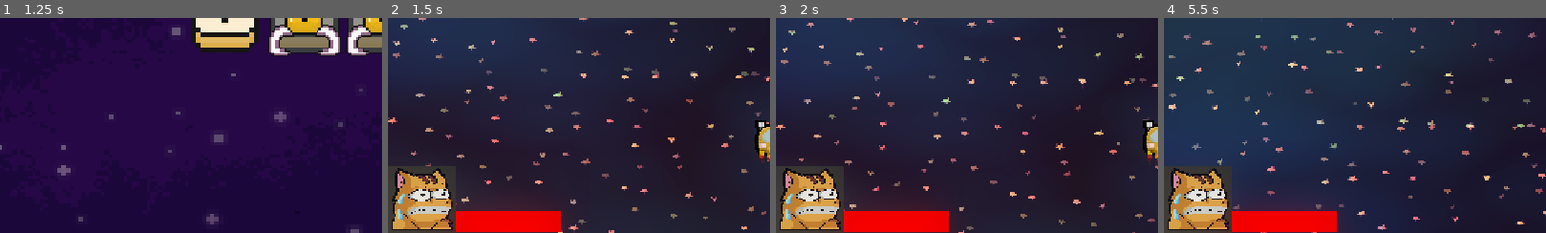
Above: before the commit, frames 1-4 (left to right).
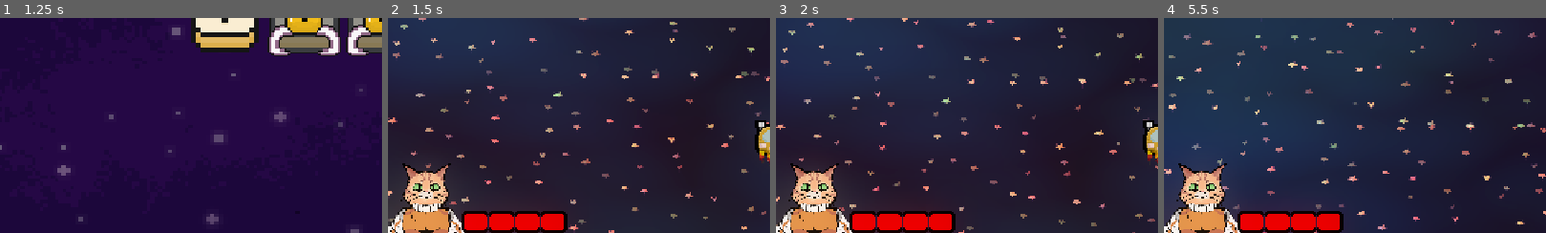
Above: after the commit, the same moments.

Repository: Fateceira/save-the-kitties
Game: Godot game, scene res://Scenes/menu_principal.tscn
Two runs of this game, one before a commit and one after it. Both use one fixed random seed, a clock stepped at 60 frames per second and the inputs below.
Inputs (mouse positions are % of the whole screen's width and height, from its top left):
- Up to frame 1 (1.25 s): click (50, 79) at 0.5 s
- Up to frame 2 (1.5 s): click (29, 50) at 1.25 s
- Up to frame 3 (2 s): no input
- Up to frame 4 (5.5 s): move the mouse to (72, 45) at 2.02 s; hold D (move_right) 2.03-2.78 s; tap Space (dash) at 2.1, 3.6, 5.1 s; move the mouse to (30, 55) at 2.77 s; hold S (move_down) 2.78-3.53 s; click (30, 55) at 2.85 s; move the mouse to (60, 28) at 3.52 s; hold D (move_right) 3.53-4.28 s; move the mouse to (45, 70) at 4.27 s; hold W (move_up) 4.28-5.03 s; click (45, 70) at 4.35 s; move the mouse to (80, 65) at 5.02 s; hold A (move_left) from 5.03 s (still down)
The pictures show only the part of the screen within x 0-50%, y 50-100%; the shares and areas given below are measured in that part.

Frame 1 is identical in both runs. In frame 2, 5.3% of the frame differs, in the area x 0-47%, y 67-100%; in frame 3, 5.4%; in frame 4, 6.1%.

Commit message:
Add EquipmentPro fonts and update healthbar assets
Added EquipmentPro OTF and TTF font files and their import settings. Introduced a new dialog screen prefab and updated the healthbar prefab to use new UI sprites, including the new Healthbar.png asset. Also fixed encoding issues in several menu asset import files.

Diff:
--- /dev/null
+++ b/assets/Prefabs/Components/pf_DialogScreen.tscn
@@ -0,0 +1,22 @@
+[gd_scene format=3 uid="uid://gd1405rbm13n"]
+
+[node name="DialogScreen" type="Control"]
+layout_mode = 3
+anchors_preset = 15
+anchor_right = 1.0
+anchor_bottom = 1.0
+grow_horizontal = 2
+grow_vertical = 2
+
+[node name="Control" type="Control" parent="."]
+layout_mode = 1
+anchors_preset = 7
+anchor_left = 0.5
+anchor_top = 1.0
+anchor_right = 0.5
+anchor_bottom = 1.0
+offset_left = -500.0
+offset_top = -200.0
+offset_right = 500.0
+grow_horizontal = 2
+grow_vertical = 0
--- a/assets/Prefabs/Components/pf_Healthbar.tscn
+++ b/assets/Prefabs/Components/pf_Healthbar.tscn
@@ -1,7 +1,8 @@
-[gd_scene load_steps=9 format=3 uid="uid://dngl2x6strt8l"]
+[gd_scene load_steps=8 format=3 uid="uid://dngl2x6strt8l"]
 
 [ext_resource type="Script" uid="uid://3cfxhe3ulkvy" path="res://Scripts/Core/JuicyHealthBar.gd" id="1_2knuk"]
-[ext_resource type="Texture2D" uid="uid://bxxng4hrcd3lg" path="res://assets/sprites/others/UIHEALTHBARTESTE.png" id="1_6vk5n"]
+[ext_resource type="Texture2D" uid="uid://bvs03t3ji084v" path="res://assets/sprites/others/Principal - Pixel - 128x128.png" id="2_2rm6g"]
+[ext_resource type="Texture2D" uid="uid://dkpa2t3n8ufki" path="res://assets/sprites/UI/Healthbar.png" id="3_o6oib"]
 
 [sub_resource type="StyleBoxFlat" id="StyleBoxFlat_jb38r"]
 bg_color = Color(0.0406023, 0.0331056, 0.159889, 1)
@@ -14,14 +15,8 @@
 [sub_resource type="StyleBoxFlat" id="StyleBoxFlat_2knuk"]
 bg_color = Color(0.94732, 0, 0.0213121, 1)
 
-[sub_resource type="Gradient" id="Gradient_2knuk"]
-colors = PackedColorArray(0.201527, 0.201527, 0.201527, 1, 0.172833, 0.172833, 0.172833, 1)
-
-[sub_resource type="GradientTexture2D" id="GradientTexture2D_2rm6g"]
-gradient = SubResource("Gradient_2knuk")
-fill_to = Vector2(1, 1)
-
 [node name="Control" type="Control"]
+z_index = 5
 layout_mode = 3
 anchors_preset = 0
 offset_right = 1280.0
@@ -30,42 +25,43 @@
 script = ExtResource("1_2knuk")
 
 [node name="BottomLayer" type="ProgressBar" parent="."]
-z_index = 10
 layout_mode = 1
 anchors_preset = 2
 anchor_top = 1.0
 anchor_bottom = 1.0
-offset_left = 112.0
-offset_top = -38.0
-offset_right = 288.0
-offset_bottom = -3.0
+offset_left = 128.0
+offset_top = -34.0
+offset_right = 304.0
+offset_bottom = 1.0
 grow_vertical = 0
+scale = Vector2(0.960001, 0.80002)
 theme_override_styles/background = SubResource("StyleBoxFlat_jb38r")
 theme_override_styles/fill = SubResource("StyleBoxFlat_6vk5n")
 value = 80.0
 show_percentage = false
 
 [node name="TopLayer" type="ProgressBar" parent="."]
-z_index = 10
 layout_mode = 1
 anchors_preset = 2
 anchor_top = 1.0
 anchor_bottom = 1.0
-offset_left = 112.0
-offset_top = -38.0
-offset_right = 288.0
-offset_bottom = -3.0
+offset_left = 128.0
+offset_top = -34.0
+offset_right = 304.0
+offset_bottom = 1.0
 grow_vertical = 0
+scale = Vector2(0.960001, 0.80002)
 theme_override_styles/background = SubResource("StyleBoxEmpty_jb38r")
 theme_override_styles/fill = SubResource("StyleBoxFlat_2knuk")
 value = 70.0
 show_percentage = false
 
-[node name="Sprite2D" type="Sprite2D" parent="."]
-position = Vector2(56, 664)
-scale = Vector2(1.75, 1.75)
-texture = SubResource("GradientTexture2D_2rm6g")
+[node name="Uihealthbarteste" type="Sprite2D" parent="."]
+z_index = -1
+position = Vector2(65, 655)
+texture = ExtResource("2_2rm6g")
 
-[node name="Uihealthbarteste" type="Sprite2D" parent="."]
-position = Vector2(58, 663)
-texture = ExtResource("1_6vk5n")
+[node name="Uihealthbarteste2" type="Sprite2D" parent="."]
+position = Vector2(209.6, 700.32)
+scale = Vector2(2.92, 2.75999)
+texture = ExtResource("3_o6oib")
Binary file added: assets/Fonts/EquipmentPro.otf
Not shown, added: assets/Fonts/EquipmentPro.otf.import
Binary file added: assets/Fonts/EquipmentPro.ttf
Not shown, added: assets/Fonts/EquipmentPro.ttf.import
Not shown, changed: assets/Menu/Background Menu/Bot++¦o Voltar - Pressed.png.import
Not shown, changed: assets/Menu/Bot++¦o Voltar - Normal.png.import
Not shown, changed: assets/Menu/Bot++¦o Voltar - Pressed.png.import
Not shown, changed: assets/Menu/Bot++¦o de Fases - Pressed.png.import
Not shown, changed: assets/Menu/Bot++¦o de Fases.png.import
Not shown, changed: assets/Menu/Bot++¦o largo - Normal.png.import
Not shown, changed: assets/Menu/Bot++¦o largo - pressed.png.import
Not shown, changed: assets/Menu/Bot++¦o largo1.png.import
(and 3 more such lines)
